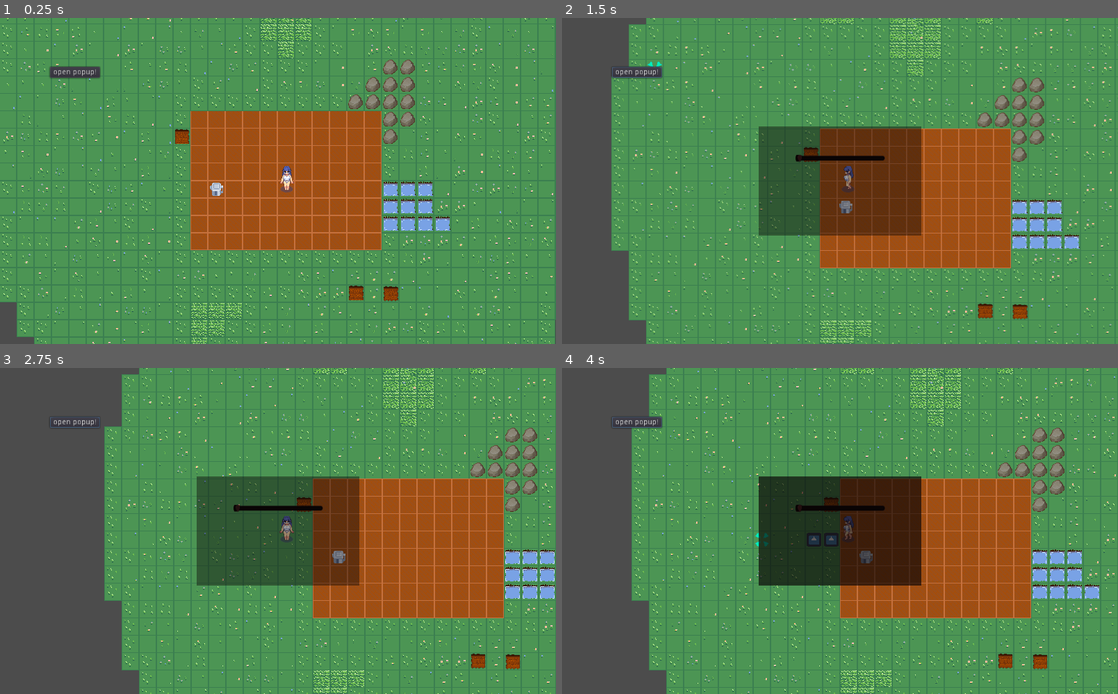
Above: before the commit, frames 1-4 (two rows, left to right).
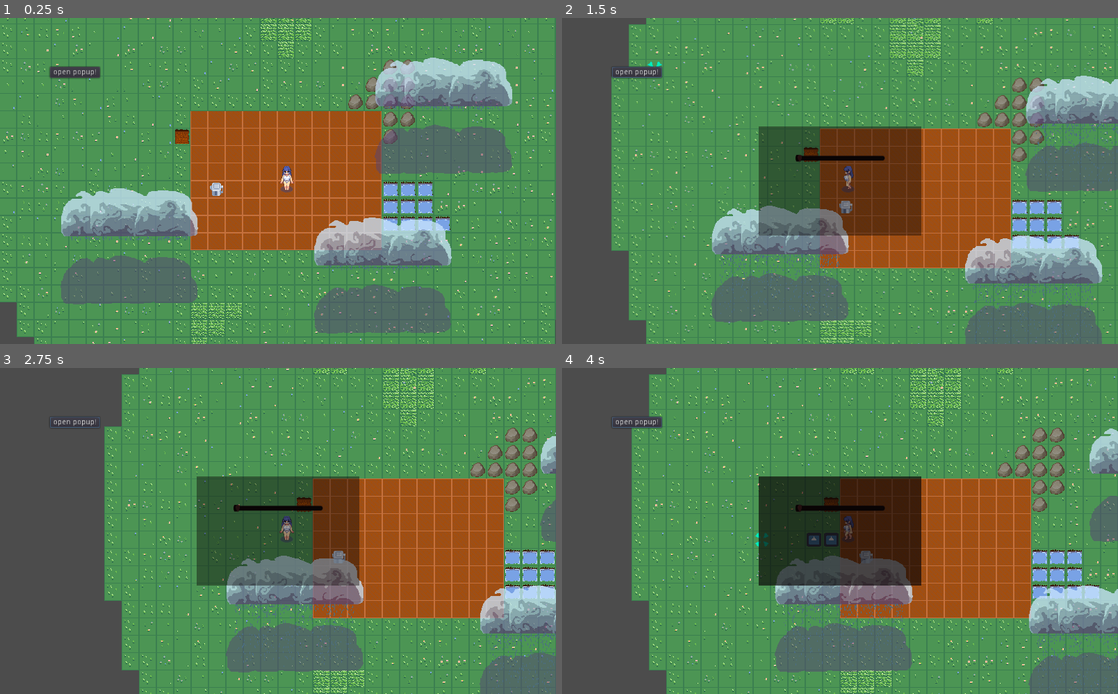
Above: after the commit, the same moments.

Repository: Josephkhland/gwj58
Game: Godot game, scene res://Scenes/BaseGameUI/BaseGameUI.tscn
The game is run twice, just before and just after one commit, with the same random seed, the same clock (stepped at 60 frames per second) and the same inputs. The engine's default icon, where the game draws it, is replaced by a stand-in: a white triangle on a blue panel in a dark square.
Inputs (mouse positions are in pixels of both pictures, inside the frame that each line leads up to):
- Up to frame 1 (0.25 s): no input
- Up to frame 2 (1.5 s): click "open popup!" at 0.5 s; click "open popup!" at 1.25 s
- Up to frame 3 (2.75 s): click "open popup!" at 2 s
- Up to frame 4 (4 s): tap Enter (ui_accept) at 2.75, 3.02 s; move the mouse to (962, 514) at 2.77 s; press the mouse at (962, 514) at 2.78 s; release the mouse at (962, 514) at 3.5 s; drag from (728, 547) to (812, 596) at 3.52 s

The runs differ from the first frame. In frame 1, 19% of the frame differs, in the area x 10-93%, y 12-97%; in frame 2, 17%; in frame 3, 11%; in frame 4, 12%.

Commit message:
Tiles get flooded by rains

Diff:
--- a/Core/Classes/TileContentClass.gd
+++ b/Core/Classes/TileContentClass.gd
@@ -39,7 +39,7 @@
 			elif water_amount > flood_level_threshold:
 				tile_state = TileState.Flooded
 				if plot_object != null:
-					plot_object.turn_to_paddle()
+					plot_object.turn_to_puddle()
 					emit_signal("add_pathfinding_obstacle",plot_object)
 				else:
 					emit_signal("create_paddle", coordinates)
@@ -49,7 +49,7 @@
 			elif water_amount > flood_level_threshold:
 				tile_state = TileState.Flooded
 				if plot_object != null:
-					plot_object.turn_to_paddle()
+					plot_object.turn_to_puddle()
 					emit_signal("add_pathfinding_obstacle",plot_object)
 				else:
 					emit_signal("create_paddle", coordinates)
--- a/Core/Globals/GlobalVariables.gd
+++ b/Core/Globals/GlobalVariables.gd
@@ -11,7 +11,8 @@
 
 var groups_dict : Dictionary = {
 	Groups.Obstacles : "obstacles",
-	Groups.MapInterractible : "map_interractible"
+	Groups.MapInterractible : "map_interractible",
+	Groups.Clouds: "clouds"
 }
 
 enum DetailCellTypes{
@@ -24,7 +25,8 @@
 
 enum Groups{
 	Obstacles,
-	MapInterractible
+	MapInterractible,
+	Clouds
 }
 
 enum Flavours{
--- a/Scenes/BaseGameWorld/BaseGameWorld.gd
+++ b/Scenes/BaseGameWorld/BaseGameWorld.gd
@@ -31,7 +31,7 @@
 	var puddle = plot_object.instance()
 	ObjectsLayer.add_child(puddle)
 	puddle.position = GlobalVariables.snap_to_grid(coords)
-	puddle.turn_to_puddie()
+	puddle.turn_to_puddle()
 	tile_contents[coords].plot_object = puddle
 	PathFindingTileMap.add_obstacle(puddle)
 
@@ -218,3 +218,14 @@
 	item.drop_down(_find_nearest_tile(PlayerPawn.position)+ Vector2(16,16), Vector2.UP*16)
 	print("SPAWNED")
 	pass
+
+func flood_tiles_with_water():
+	for cloud in get_tree().get_nodes_in_group(GlobalVariables.groups_dict[GlobalVariables.Groups.Clouds]):
+		for point in cloud.get_points_coords():
+			var tile = _find_nearest_tile(point)
+			if tile_contents.has(tile):
+				tile_contents[tile].add_to_water_level(1)
+
+
+func _on_FloodingUpdate_timeout():
+	flood_tiles_with_water()
--- a/Scenes/BaseGameWorld/BaseGameWorld.tscn
+++ b/Scenes/BaseGameWorld/BaseGameWorld.tscn
@@ -4,11 +4,11 @@
 [ext_resource path="res://Assets/Original/Tilesets/gwj58-grass.png" type="Texture" id=2]
 [ext_resource path="res://Assets/Original/Tilesets/gwj58-detailed-grass.png" type="Texture" id=3]
 [ext_resource path="res://Scenes/TileMap/AstarTileMap.gd" type="Script" id=4]
+[ext_resource path="res://Scenes/RainyCloud/RainyCloud.tscn" type="PackedScene" id=5]
 [ext_resource path="res://Assets/Sourced/Texture/TX Props.png" type="Texture" id=6]
 [ext_resource path="res://Scenes/PlayerCharacter/PlayerCharacter.tscn" type="PackedScene" id=7]
 [ext_resource path="res://Scenes/BaseGameWorld/BaseGameWorld.gd" type="Script" id=8]
 [ext_resource path="res://Scenes/PointIndicator/PointIndicator.tscn" type="PackedScene" id=9]
-[ext_resource path="res://Scenes/Plot/Plot.tscn" type="PackedScene" id=10]
 [ext_resource path="res://Scenes/ShrineObject/ShrineObject.tscn" type="PackedScene" id=11]
 [ext_resource path="res://Assets/Original/1.RED.png" type="Texture" id=12]
 [ext_resource path="res://Assets/Original/Tilesets/gwj58-wood_tile.png" type="Texture" id=13]
@@ -315,12 +315,6 @@
 "_edit_lock_": true
 }
 
-[node name="Plot" parent="YSort" instance=ExtResource( 10 )]
-position = Vector2( 2289, 1457 )
-
-[node name="Plot2" parent="YSort" instance=ExtResource( 10 )]
-position = Vector2( 2225, 1456 )
-
 [node name="ShrineObject2" parent="YSort" instance=ExtResource( 11 )]
 position = Vector2( 2001, 878 )
 
@@ -331,3 +325,18 @@
 [node name="PointIndicator" parent="." instance=ExtResource( 9 )]
 visible = false
 position = Vector2( 1648, 1296 )
+
+[node name="FloodingUpdate" type="Timer" parent="."]
+wait_time = 0.5
+autostart = true
+
+[node name="Cloud" parent="." instance=ExtResource( 5 )]
+position = Vector2( 1799, 1431 )
+
+[node name="Cloud2" parent="." instance=ExtResource( 5 )]
+position = Vector2( 2378, 1191 )
+
+[node name="Cloud3" parent="." instance=ExtResource( 5 )]
+position = Vector2( 2266, 1485 )
+
+[connection signal="timeout" from="FloodingUpdate" to="." method="_on_FloodingUpdate_timeout"]
--- a/Scenes/RainyCloud/RainyCloud.gd
+++ b/Scenes/RainyCloud/RainyCloud.gd
@@ -7,7 +7,7 @@
 
 var travel_speed = 32
 var direction = Vector2.RIGHT
-var isHorizontal = false
+var isHorizontal = true
 
 var target_points : Array
 
@@ -30,6 +30,7 @@
 func _ready():
 	gather_vertical_points()
 	gather_horizontal_points()
+	add_to_group(GlobalVariables.groups_dict[GlobalVariables.Groups.Clouds])
 	pass # Replace with function body.
 
 func get_points_coords():
